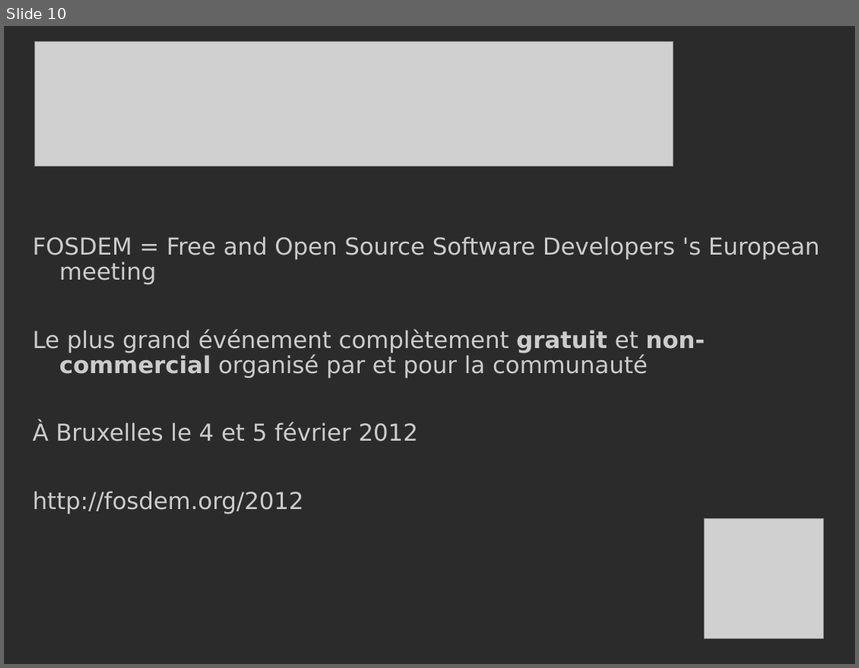
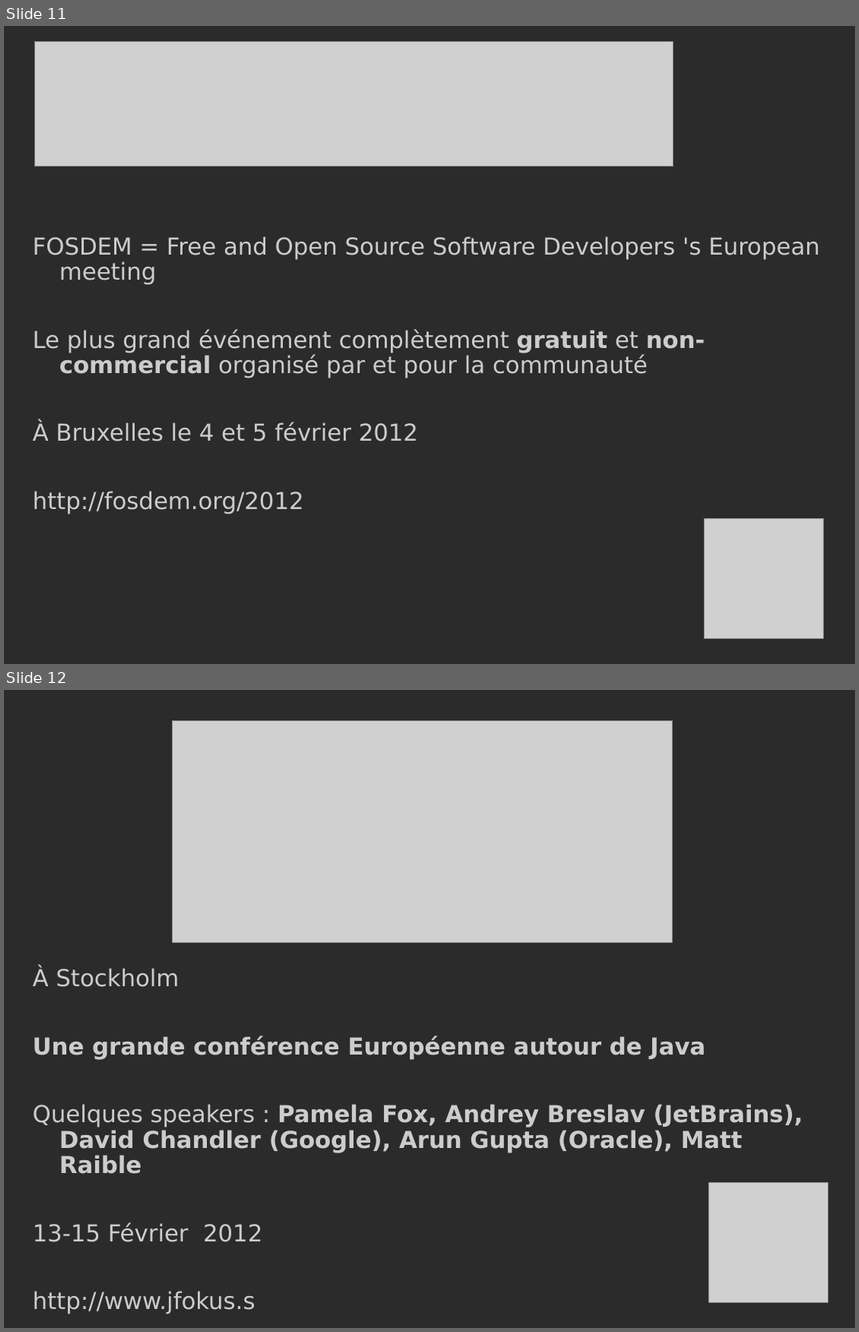
Before and after one commit to DuchessFrance/duchessfr, a slide deck: session/2011/12/DuchessAdvice_events_december2011.ppt. Shown one above the other, each under a label of ours: slide 10 before the commit, slides 11 and 12 after it. The pictures are 859x668 and 859x1332 pixels, drawn with LibreOffice and Linux fonts; fonts in the diff are those of the drawing; grey boxes stand for pictures; background and template pictures are left out; a plain dark background stands for a picture behind light text. Boxes give left, top, right and bottom in pixels: in the first picture for what was removed or moved away, otherwise in the second. Text is boxed around its words. In the diff, an @@ line names an element or a change of style, - is before the commit and + after.

```diff
--- a/session/2011/12/DuchessAdvice_events_december2011.ppt
+++ b/session/2011/12/DuchessAdvice_events_december2011.ppt
@@ slide 12 added at (4,690,855,1328), background picture (left out) @@
@@ picture added at (173,720,673,943) @@
@@ text added at (33,967,804,1315), 22 pt, text #CCCCCC, bold @@
+À Stockholm
+Une grande conférence Européenne autour de Java
+Quelques speakers : Pamela Fox, Andrey Breslav (JetBrains), David Chandler (Google), Arun Gupta (Oracle), Matt Raible
+13-15 Février 2012
+http://www.jfokus.s
@@ picture added at (709,1183,829,1303) @@
@@ what was slide 10 is now slide 11 @@
```
Also in this commit, not shown: 2 slides changed, 1 other slide added.
